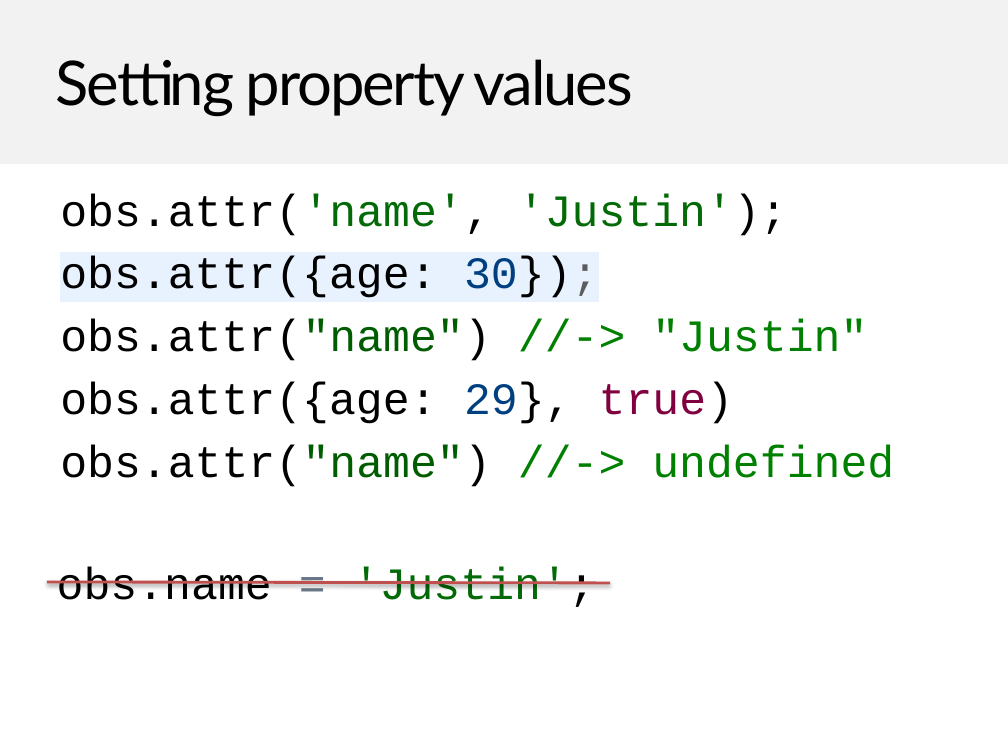
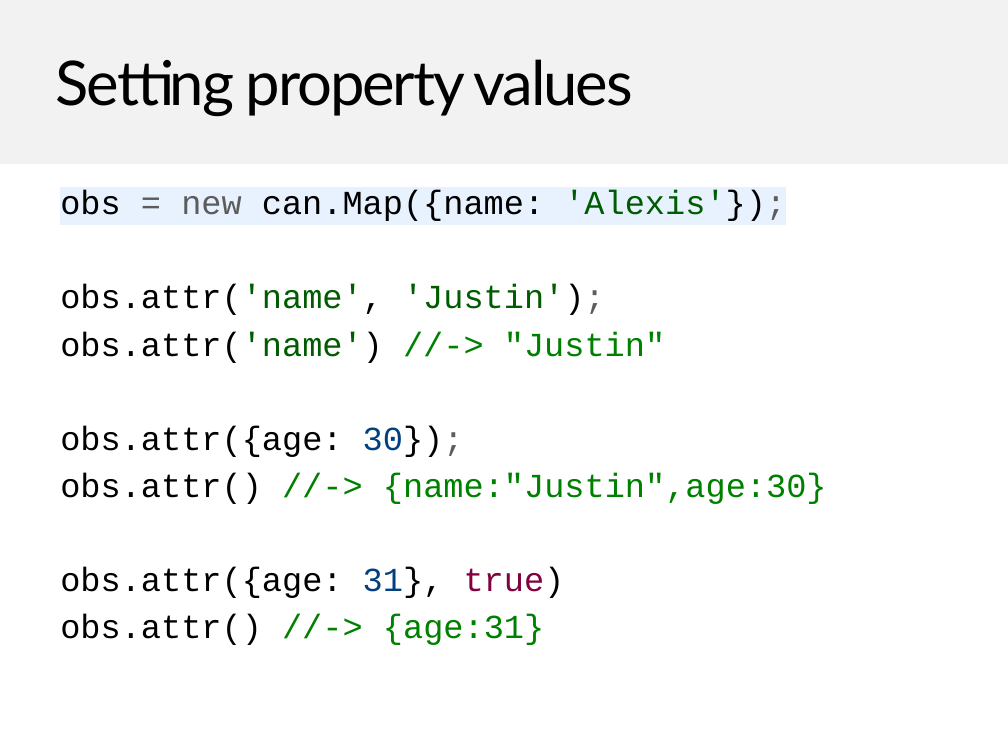
Before and after one commit to canjs/can-meetup, a slide deck: slide 53 of 2_map_and_list/canjs-map-list.pptx. Drawn at 1008x756 pixels with LibreOffice and Linux fonts; fonts in the diff are those of the drawing; background and template pictures are left out. Boxes give left, top, right and bottom in pixels: in the first picture for what was removed or moved away, otherwise in the second. Text is boxed around its words. In the diff, an @@ line names an element or a change of style, - is before the commit and + after.

```diff
--- a/2_map_and_list/canjs-map-list.pptx
+++ b/2_map_and_list/canjs-map-list.pptx
@@ text at [60,190,786,221]: paragraph added @@
+obs = new can.Map({name: 'Alexis'});
@@ text at [60,284,605,457]: size 32 to 24 pt in "obs.attr('name', 'Justin');", "obs.attr({age: 30});"; text colour #036A07 to #005C00 in "obs.attr('name', 'Justin');"; text colour #000000 to #5C5C5C in "'Justin');"; highlight #E8F2FE to #FFFFFF in "obs.attr({age: 30});"; less space between paragraphs @@
@@ text at [60,331,665,363]: paragraph added @@
+obs.attr('name') //-> "Justin"
@@ text at [60,472,827,645]: text changed; size 32 to 24 pt; text colour #000000 to #008000 @@
-obs.attr("name") //-> "Justin"
-obs.attr({age: 29}, true)
-obs.attr("name") //-> undefined
+obs.attr() //-> {name:"Justin",age:30}
+obs.attr({age: 31}, true)
+obs.attr() //-> {age:31}
@@ text removed at [57,567,595,607] @@
-obs.name = 'Justin';
@@ line removed from (46, 582) to (610, 583) @@
```
Also in this commit, not shown: 4 other slides changed, 5 other files.
